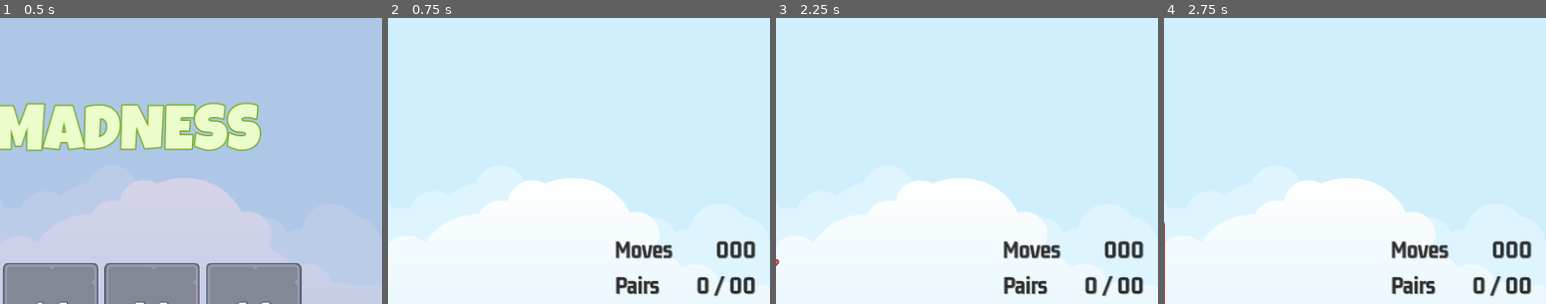
Above: before the commit, frames 1-4 (left to right).
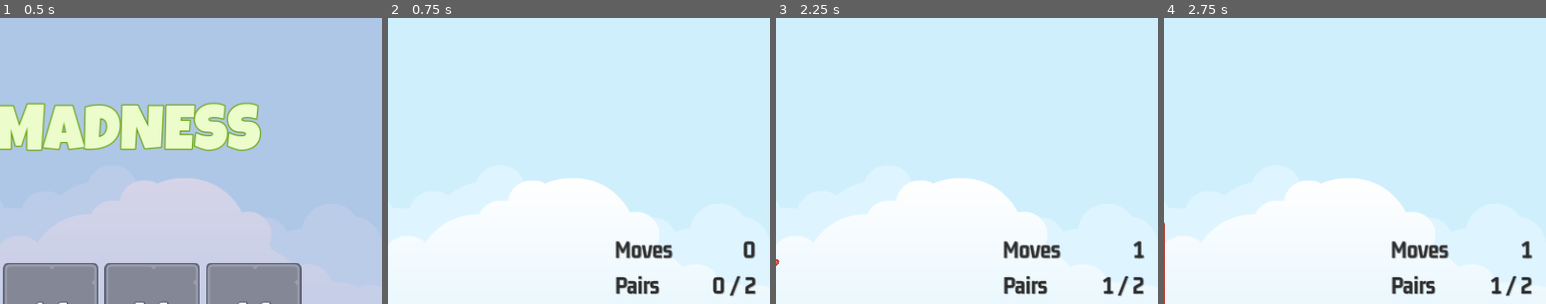
Above: after the commit, the same moments.

Repository: dizuane/godot-memory-madness
Game: Godot game, scene res://master_scene/master_scene.tscn
Two runs of this game, one before a commit and one after it. Both use one fixed random seed, a clock stepped at 60 frames per second and the inputs below.
Inputs (mouse positions are % of the whole screen's width and height, from its top left):
- Up to frame 1 (0.5 s): no input
- Up to frame 2 (0.75 s): click "2x2" at 0.5 s
- Up to frame 3 (2.25 s): click (35, 44) at 1.25 s; click (44, 44) at 2.02 s
- Up to frame 4 (2.75 s): no input
The pictures show only the part of the screen within x 50-100%, y 0-50%; the shares and areas given below are measured in that part.

Frame 1 is identical in both runs. In frame 2, 1.0% of the frame differs, in the area x 80-97%, y 78-98%; in frame 3, 1.1%; in frame 4, 1.1%.

Commit message:
Added game over/final selections logic and scene

Diff:
--- /dev/null
+++ b/game_over/game_over.gd
@@ -0,0 +1,14 @@
+extends Control
+
+@onready var moves_label = $NinePatchRect/MC/VB/HB/MovesLabel
+
+func _ready():
+	SignalManager.on_game_over.connect(on_game_over)
+
+func on_game_over(moves: int) -> void:
+	moves_label.text = str(moves)
+	show()
+
+func _on_exit_button_pressed():
+	hide()
+	SignalManager.on_game_exit_pressed.emit()
--- /dev/null
+++ b/game_over/game_over.tscn
@@ -0,0 +1,111 @@
+[gd_scene load_steps=10 format=3 uid="uid://caebyh2r3h88o"]
+
+[ext_resource type="Script" path="res://game_over/game_over.gd" id="1_dtmhm"]
+[ext_resource type="Texture2D" uid="uid://bmgpywb3dajio" path="res://assets/ui/UIbg.png" id="1_yadc7"]
+[ext_resource type="FontFile" uid="uid://c1spd1hq07gr6" path="res://assets/fonts/LuckiestGuy-Regular.ttf" id="2_vo4j0"]
+[ext_resource type="LabelSettings" uid="uid://br3i32by0yehf" path="res://assets/GM_32_Dark.tres" id="3_i3nxl"]
+[ext_resource type="Texture2D" uid="uid://7hn8exgsfx1h" path="res://assets/ui/blue_button00.png" id="4_1dfpb"]
+[ext_resource type="Texture2D" uid="uid://dsm3hd2dqmnqm" path="res://assets/ui/yellow_button00.png" id="5_6w55c"]
+[ext_resource type="Texture2D" uid="uid://dykw2lwqml63k" path="res://assets/ui/green_button00.png" id="6_mhe3f"]
+[ext_resource type="LabelSettings" uid="uid://pll873rsgq4" path="res://assets/GM_32_White.tres" id="7_k83ev"]
+
+[sub_resource type="LabelSettings" id="LabelSettings_7md41"]
+font = ExtResource("2_vo4j0")
+font_size = 84
+font_color = Color(0.142605, 0.965307, 0.77564, 1)
+outline_size = 6
+outline_color = Color(0.203922, 0.439216, 0.670588, 1)
+
+[node name="GameOver" type="Control"]
+layout_mode = 3
+anchors_preset = 15
+anchor_right = 1.0
+anchor_bottom = 1.0
+grow_horizontal = 2
+grow_vertical = 2
+script = ExtResource("1_dtmhm")
+
+[node name="NinePatchRect" type="NinePatchRect" parent="."]
+layout_mode = 1
+anchors_preset = 8
+anchor_left = 0.5
+anchor_top = 0.5
+anchor_right = 0.5
+anchor_bottom = 0.5
+offset_left = -256.0
+offset_top = -192.0
+offset_right = 256.0
+offset_bottom = 192.0
+grow_horizontal = 2
+grow_vertical = 2
+texture = ExtResource("1_yadc7")
+patch_margin_left = 10
+patch_margin_top = 10
+patch_margin_right = 10
+patch_margin_bottom = 10
+
+[node name="MC" type="MarginContainer" parent="NinePatchRect"]
+layout_mode = 1
+anchors_preset = 15
+anchor_right = 1.0
+anchor_bottom = 1.0
+grow_horizontal = 2
+grow_vertical = 2
+theme_override_constants/margin_left = 24
+theme_override_constants/margin_top = 24
+theme_override_constants/margin_right = 24
+theme_override_constants/margin_bottom = 24
+
+[node name="VB" type="VBoxContainer" parent="NinePatchRect/MC"]
+layout_mode = 2
+theme_override_constants/separation = 32
+
+[node name="Label" type="Label" parent="NinePatchRect/MC/VB"]
+layout_mode = 2
+text = "YOU WIN!"
+label_settings = SubResource("LabelSettings_7md41")
+horizontal_alignment = 1
+vertical_alignment = 1
+
+[node name="HB" type="HBoxContainer" parent="NinePatchRect/MC/VB"]
+layout_mode = 2
+
+[node name="Label" type="Label" parent="NinePatchRect/MC/VB/HB"]
+layout_mode = 2
+size_flags_horizontal = 3
+text = "Moves taken"
+label_settings = ExtResource("3_i3nxl")
+vertical_alignment = 1
+
+[node name="MovesLabel" type="Label" parent="NinePatchRect/MC/VB/HB"]
+layout_mode = 2
+text = "0000
+"
+label_settings = ExtResource("3_i3nxl")
+horizontal_alignment = 2
+vertical_alignment = 1
+
+[node name="Control" type="Control" parent="NinePatchRect/MC/VB"]
+custom_minimum_size = Vector2(0, 32)
+layout_mode = 2
+
+[node name="ExitButton" type="TextureButton" parent="NinePatchRect/MC/VB"]
+layout_mode = 2
+size_flags_horizontal = 4
+texture_normal = ExtResource("4_1dfpb")
+texture_pressed = ExtResource("5_6w55c")
+texture_hover = ExtResource("6_mhe3f")
+
+[node name="Label" type="Label" parent="NinePatchRect/MC/VB/ExitButton"]
+layout_mode = 1
+anchors_preset = 15
+anchor_right = 1.0
+anchor_bottom = 1.0
+grow_horizontal = 2
+grow_vertical = 2
+text = "Exit"
+label_settings = ExtResource("7_k83ev")
+horizontal_alignment = 1
+vertical_alignment = 1
+
+[connection signal="pressed" from="NinePatchRect/MC/VB/ExitButton" to="." method="_on_exit_button_pressed"]
--- a/game_screen/game_screen.gd
+++ b/game_screen/game_screen.gd
@@ -4,13 +4,16 @@
 
 @onready var sound = $Sound
 @onready var tile_container = $HB/MC1/TileContainer
-@onready var scorer = $Scorer
+@onready var scorer: Scorer = $Scorer
+@onready var moves_label = $HB/MC2/VBoxContainer/HB/MovesLabel
+@onready var pairs_label = $HB/MC2/VBoxContainer/HB2/PairsLabel
 
 func _ready():
 	SignalManager.on_level_selected.connect(on_level_selected)
 
 func _process(delta):
-	pass
+	moves_label.text = scorer.get_moves_made_str()
+	pairs_label.text = scorer.get_pairs_made_str()
 
 func add_memory_tile(ii_dict: Dictionary, fi: CompressedTexture2D) -> void:
 	var new_tile = mem_tile_scene.instantiate()
--- a/game_screen/game_screen.tscn
+++ b/game_screen/game_screen.tscn
@@ -8,6 +8,7 @@
 [ext_resource type="Texture2D" uid="uid://dykw2lwqml63k" path="res://assets/ui/green_button00.png" id="4_xetx2"]
 [ext_resource type="LabelSettings" uid="uid://pll873rsgq4" path="res://assets/GM_32_White.tres" id="5_njkbv"]
 [ext_resource type="PackedScene" uid="uid://cmut4bfx0bda8" path="res://scorer/scorer.tscn" id="8_yt183"]
+[ext_resource type="PackedScene" uid="uid://caebyh2r3h88o" path="res://game_over/game_over.tscn" id="9_0eef8"]
 
 [node name="GameScreen" type="Control"]
 layout_mode = 3
@@ -107,4 +108,8 @@
 
 [node name="Scorer" parent="." instance=ExtResource("8_yt183")]
 
+[node name="GameOver" parent="." instance=ExtResource("9_0eef8")]
+visible = false
+layout_mode = 1
+
 [connection signal="pressed" from="HB/MC2/VBoxContainer/ExitButton" to="." method="_on_exit_button_pressed"]
--- a/scorer/scorer.gd
+++ b/scorer/scorer.gd
@@ -1,4 +1,5 @@
 extends Node
+class_name Scorer
 
 @onready var sound = $Sound
 @onready var reveal_timer = $RevealTimer
@@ -14,6 +15,12 @@
 
 func _process(delta):
 	pass
+
+func get_moves_made_str() -> String:
+	return str(_moves_made)
+
+func get_pairs_made_str() -> String:
+	return "%s / %s" % [ _pairs_made, _target_pairs]
 
 func clear_new_game(target_pairs: int) -> void:
 	_selections.clear()
@@ -57,10 +64,15 @@
 	for s in _selections:
 		s.reveal(false)
 
+func check_game_over() -> void:
+	if _pairs_made >= _target_pairs:
+		SignalManager.on_game_over.emit(_moves_made)
+
 func _on_reveal_timer_timeout() -> void:
 	if !selections_are_pair():
 		hide_selections()
 	_selections.clear()
+	check_game_over()
 	SignalManager.on_selection_enabled.emit()
 
 func on_game_exit_pressed() -> void:
--- a/singletons/signal_manager.gd
+++ b/singletons/signal_manager.gd
@@ -5,3 +5,4 @@
 signal on_selection_enabled
 signal on_selection_disabled
 signal on_tile_selected(tile: MemoryTile)
+signal on_game_over(moves: int)
Not shown: 1 places in game_screen/game_screen.tscn that only renumber resources
